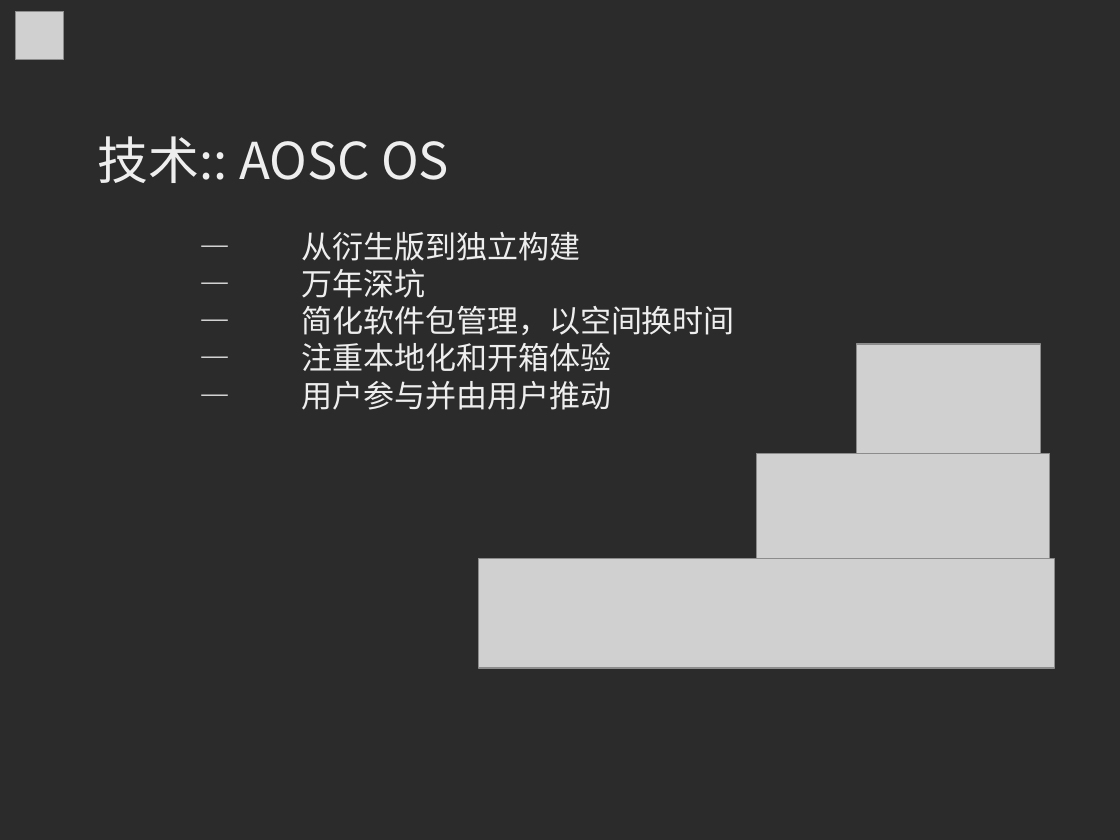
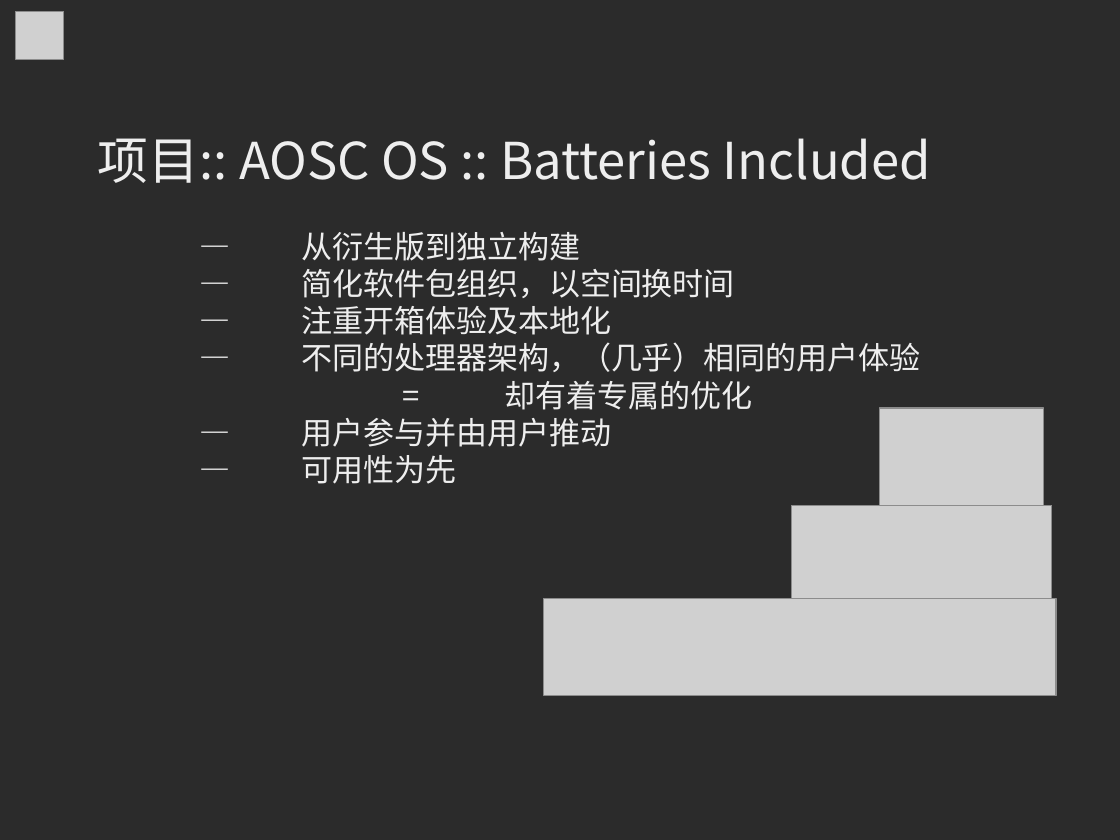
Before and after one commit to MingcongBai/soscon-2018-talk, a slide deck: slide 11 of slide.odp. Drawn at 1120x840 pixels with LibreOffice and Linux fonts; fonts in the diff are those of the drawing; grey boxes stand for pictures; background and template pictures are left out; a plain dark background stands for a picture behind light text. Boxes give left, top, right and bottom in pixels: in the first picture for what was removed or moved away, otherwise in the second. Text is boxed around its words. In the diff, an @@ line names an element or a change of style, - is before the commit and + after.

Commit message:
slide: tweaks

```diff
--- a/slide.odp
+++ b/slide.odp
@@ text at bbox=[98, 138, 931, 183]: text changed @@
-技术:: AOSC OS
+项目:: AOSC OS :: Batteries Included
@@ text at bbox=[301, 269, 921, 410]: text changed @@
-— 万年深坑
-— 简化软件包管理，以空间换时间
-— 注重本地化和开箱体验
+— 简化软件包组织，以空间换时间
+— 注重开箱体验及本地化
+— 不同的处理器架构，（几乎）相同的用户体验
+= 却有着专属的优化
@@ picture: place and size @@
-picture at bbox=[857, 345, 1041, 454]
+picture at bbox=[880, 409, 1044, 506]
@@ text at bbox=[301, 455, 456, 484]: paragraph added @@
+— 可用性为先
@@ picture: place and size @@
-picture at bbox=[756, 453, 1050, 563]
+picture at bbox=[792, 505, 1053, 603]
@@ picture: place and size @@
-picture at bbox=[479, 559, 1055, 669]
+picture at bbox=[544, 599, 1056, 696]
```
Also in this commit, not shown: 7 other slides changed.
